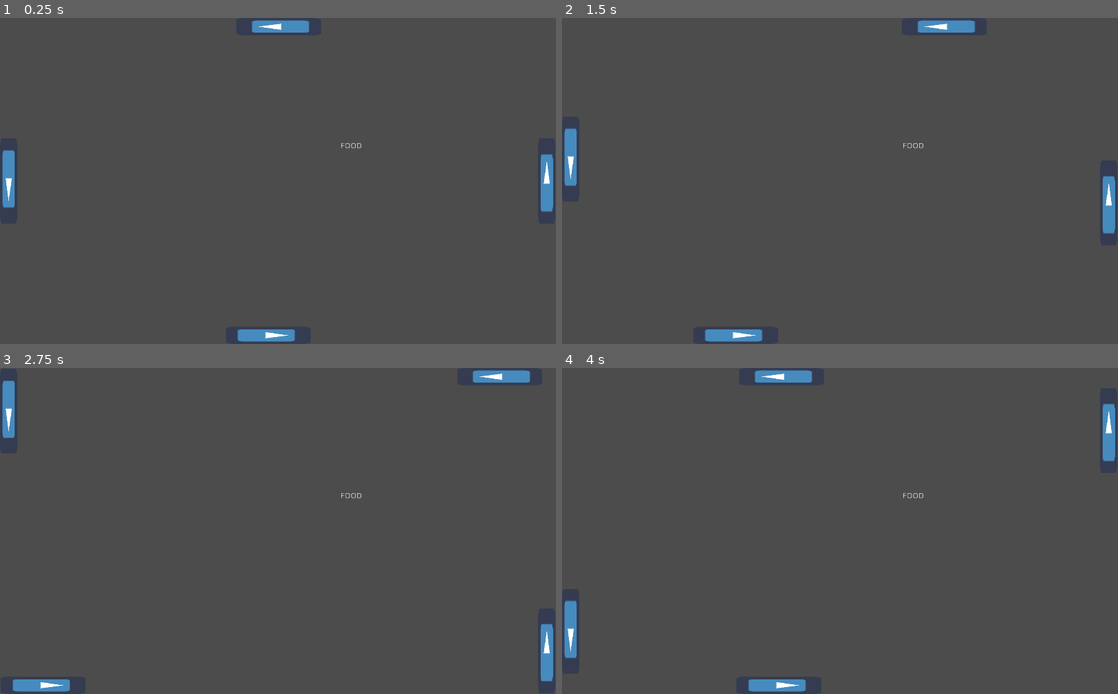
Above: before the commit, frames 1-4 (two rows, left to right).
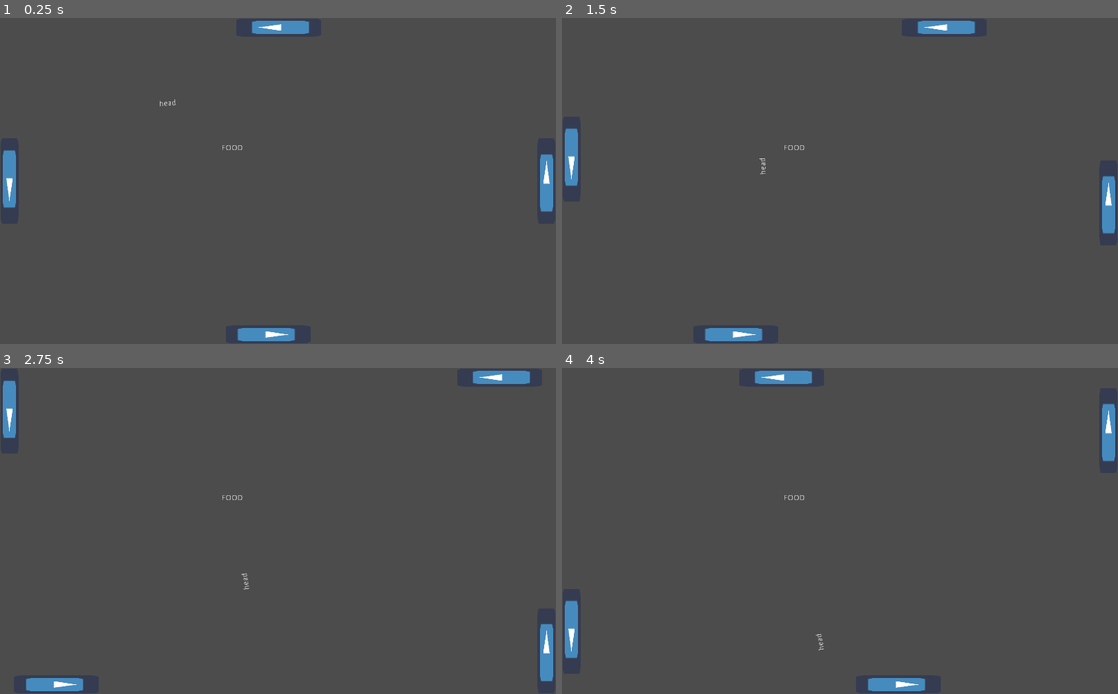
Above: after the commit, the same moments.

Repository: Dvdson/Nail-The-Game
Game: Godot game, scene res://Main/Level.tscn
Two runs of this game, one before a commit and one after it. Both use one fixed random seed, a clock stepped at 60 frames per second and the inputs below. The engine's default icon, where the game draws it, is replaced by a stand-in: a white triangle on a blue panel in a dark square.
Inputs:
- Up to frame 1 (0.25 s): no input
- Up to frame 2 (1.5 s): tap Enter at 0.5 s; hold D (button_right) 0.53-1.28 s; hold A (button_left) from 1.28 s (still down)
- Up to frame 3 (2.75 s): release A (button_left) at 2.03 s; hold D (button_right) from 2.03 s (still down)
- Up to frame 4 (4 s): tap Space at 3.5 s; release D (button_right) at 3.53 s; hold A (button_left) from 3.53 s (still down)

The runs differ from the first frame. In frame 1, 0.4% of the frame differs, in the area x 0-99%, y 0-100%; in frame 2, 0.4%; in frame 3, 0.6%; in frame 4, 1.1%.

Commit message:
contact head to platform

Diff:
--- a/Snakenoid/Main/Level.gd
+++ b/Snakenoid/Main/Level.gd
@@ -1,8 +1,12 @@
 extends Node2D
 onready var packedPlatform = preload("res://Objects/Platform.tscn")
+onready var packedBall = preload("res://Objects/Snake/Ball.tscn")
 
 func spawn_phantom_platform(transf):
 	var phantom = packedPlatform.instance()
 	phantom.set_type(1)
 	phantom.transform = transf
 	$PhantomPlatforms.add_child(phantom)
+
+func _on_Food_food_collected():
+	pass
--- a/Snakenoid/Main/Level.tscn
+++ b/Snakenoid/Main/Level.tscn
@@ -3,8 +3,8 @@
 [ext_resource path="res://Main/Level.gd" type="Script" id=1]
 [ext_resource path="res://Objects/MapEdge.tscn" type="PackedScene" id=2]
 [ext_resource path="res://Objects/Food.tscn" type="PackedScene" id=3]
-[ext_resource path="res://Objects/Snake/Ball.tscn" type="PackedScene" id=4]
-[ext_resource path="res://Objects/Platform.tscn" type="PackedScene" id=5]
+[ext_resource path="res://Objects/Platform.tscn" type="PackedScene" id=4]
+[ext_resource path="res://NewSnake/RigidSnake.tscn" type="PackedScene" id=5]
 
 [node name="Level" type="Node2D"]
 script = ExtResource( 1 )
@@ -30,30 +30,31 @@
 [node name="Food" parent="." instance=ExtResource( 3 )]
 position = Vector2( 426.321, 238.653 )
 
-[node name="Ball" parent="." instance=ExtResource( 4 )]
-position = Vector2( 379.13, 182.707 )
-
 [node name="Platforms" type="Node2D" parent="."]
 
-[node name="Platform" parent="Platforms" instance=ExtResource( 5 )]
+[node name="Platform" parent="Platforms" instance=ExtResource( 4 )]
 position = Vector2( 1042, 300 )
 scale = Vector2( 2, 3 )
 
-[node name="Platform2" parent="Platforms" instance=ExtResource( 5 )]
+[node name="Platform2" parent="Platforms" instance=ExtResource( 4 )]
 position = Vector2( 494, 619 )
 rotation = 1.5708
 scale = Vector2( 2, 3 )
 vel_module = 1200
 
-[node name="Platform3" parent="Platforms" instance=ExtResource( 5 )]
+[node name="Platform3" parent="Platforms" instance=ExtResource( 4 )]
 position = Vector2( -19, 300 )
 rotation = 3.14159
 scale = Vector2( 2, 3 )
 
-[node name="Platform4" parent="Platforms" instance=ExtResource( 5 )]
+[node name="Platform4" parent="Platforms" instance=ExtResource( 4 )]
 position = Vector2( 513, -19 )
 rotation = -1.5708
 scale = Vector2( 2, 3 )
 vel_module = 1200
 
 [node name="PhantomPlatforms" type="Node2D" parent="."]
+
+[node name="RigidSnake" parent="." instance=ExtResource( 5 )]
+position = Vector2( 309, 151 )
+[connection signal="food_collected" from="Food" to="." method="_on_Food_food_collected"]
--- /dev/null
+++ b/Snakenoid/NewSnake/HeadProgramm.gd
@@ -0,0 +1,5 @@
+extends RigidBody2D
+
+func _physics_process(delta):
+	for bodie in get_colliding_bodies():
+		print(bodie)
--- /dev/null
+++ b/Snakenoid/NewSnake/RigidSnake.tscn
@@ -0,0 +1,55 @@
+[gd_scene load_steps=3 format=2]
+
+[ext_resource path="res://NewSnake/SnakePart.tscn" type="PackedScene" id=1]
+[ext_resource path="res://NewSnake/HeadProgramm.gd" type="Script" id=2]
+
+[node name="RigidSnake" type="Node2D"]
+
+[node name="SnakePart" parent="." instance=ExtResource( 1 )]
+position = Vector2( 56.1297, 0 )
+
+[node name="PinJoint2D" type="PinJoint2D" parent="SnakePart"]
+position = Vector2( 27.8712, 0 )
+node_a = NodePath("..")
+node_b = NodePath("../../SnakePart2")
+
+[node name="SnakePart2" parent="." instance=ExtResource( 1 )]
+position = Vector2( 112.084, 0 )
+
+[node name="PinJoint2D" type="PinJoint2D" parent="SnakePart2"]
+position = Vector2( 27.8712, 0 )
+node_a = NodePath("..")
+node_b = NodePath("../../SnakePart3")
+
+[node name="SnakePart3" parent="." instance=ExtResource( 1 )]
+position = Vector2( 167.525, 0 )
+
+[node name="PinJoint2D" type="PinJoint2D" parent="SnakePart3"]
+position = Vector2( 27.7929, 0.568802 )
+node_a = NodePath("..")
+node_b = NodePath("../../SnakePart4")
+
+[node name="SnakePart4" parent="." instance=ExtResource( 1 )]
+position = Vector2( 222.792, -0.323532 )
+
+[node name="head" parent="." instance=ExtResource( 1 )]
+collision_layer = 1024
+collision_mask = 2
+gravity_scale = 2.0
+contacts_reported = 2
+contact_monitor = true
+script = ExtResource( 2 )
+
+[node name="Label" type="Label" parent="head"]
+margin_left = -16.4952
+margin_top = -4.5504
+margin_right = 23.5048
+margin_bottom = 26.4496
+text = "head
+"
+
+[node name="PinJoint2D" type="PinJoint2D" parent="head"]
+position = Vector2( 28.44, 0 )
+node_a = NodePath("..")
+node_b = NodePath("../../SnakePart")
+[connection signal="body_entered" from="head" to="head" method="_on_head_body_entered"]
--- /dev/null
+++ b/Snakenoid/NewSnake/SnakePart.tscn
@@ -0,0 +1,13 @@
+[gd_scene load_steps=2 format=2]
+
+[sub_resource type="CircleShape2D" id=1]
+radius = 27.8054
+
+[node name="SnakePart" type="RigidBody2D"]
+collision_layer = 0
+collision_mask = 0
+mass = 0.227551
+gravity_scale = 0.0
+
+[node name="CollisionShape2D" type="CollisionShape2D" parent="."]
+shape = SubResource( 1 )
--- /dev/null
+++ b/Snakenoid/NewSnake/test.tscn
@@ -0,0 +1,33 @@
+[gd_scene load_steps=3 format=2]
+
+[sub_resource type="RectangleShape2D" id=1]
+extents = Vector2( 37.2917, 3.39282 )
+
+[sub_resource type="RectangleShape2D" id=2]
+extents = Vector2( 114.752, 10 )
+
+[node name="Node2D" type="Node2D"]
+
+[node name="RigidBody2D" type="RigidBody2D" parent="."]
+position = Vector2( 59.5657, 32.1188 )
+
+[node name="CollisionShape2D" type="CollisionShape2D" parent="RigidBody2D"]
+shape = SubResource( 1 )
+
+[node name="RigidBody2D2" type="RigidBody2D" parent="."]
+position = Vector2( 118.525, 7.30364 )
+rotation = -0.785397
+
+[node name="CollisionShape2D" type="CollisionShape2D" parent="RigidBody2D2"]
+shape = SubResource( 1 )
+
+[node name="StaticBody2D" type="StaticBody2D" parent="."]
+position = Vector2( 114.338, 95.4704 )
+
+[node name="CollisionShape2D" type="CollisionShape2D" parent="StaticBody2D"]
+shape = SubResource( 2 )
+
+[node name="PinJoint2D" type="PinJoint2D" parent="."]
+position = Vector2( 95.0931, 30.943 )
+node_a = NodePath("../RigidBody2D")
+node_b = NodePath("../RigidBody2D2")
--- a/Snakenoid/Objects/Food.gd
+++ b/Snakenoid/Objects/Food.gd
@@ -1,7 +1,9 @@
 extends Area2D
+signal food_collected
 
 func _on_Food_body_entered(body):
 	if body.get_collision_layer() == 72:
+		emit_signal("food_collected")
 		_respawn()
 
 func _respawn():
--- a/Snakenoid/Objects/Food.tscn
+++ b/Snakenoid/Objects/Food.tscn
@@ -3,7 +3,7 @@
 [ext_resource path="res://Objects/Food.gd" type="Script" id=1]
 
 [sub_resource type="CircleShape2D" id=1]
-radius = 27.864
+radius = 25.0
 
 [node name="Food" type="Area2D"]
 collision_layer = 16
--- a/Snakenoid/Objects/Platform.tscn
+++ b/Snakenoid/Objects/Platform.tscn
@@ -4,21 +4,21 @@
 [ext_resource path="res://icon.png" type="Texture" id=2]
 
 [sub_resource type="RectangleShape2D" id=1]
-extents = Vector2( 8.08099, 26.5787 )
+extents = Vector2( 8.7273, 26.5787 )
 
 [node name="Platform" type="KinematicBody2D"]
 collision_layer = 2
 collision_mask = 4
 script = ExtResource( 1 )
 
-[node name="icon" type="Sprite" parent="."]
-position = Vector2( -17.5383, 0 )
-scale = Vector2( 0.251189, 0.8132 )
-texture = ExtResource( 2 )
-
 [node name="CollisionShape2D" type="CollisionShape2D" parent="."]
 position = Vector2( -17.7273, 0 )
 shape = SubResource( 1 )
 
+[node name="icon" type="Sprite" parent="."]
+position = Vector2( -17.7372, 0 )
+scale = Vector2( 0.263619, 0.8132 )
+texture = ExtResource( 2 )
+
 [node name="Position2D" type="Position2D" parent="."]
 position = Vector2( -3.11227, 0 )
--- a/Snakenoid/Objects/Snake/Ball.gd
+++ b/Snakenoid/Objects/Snake/Ball.gd
@@ -29,6 +29,7 @@
 	var collision = move_and_collide(direction.normalized()*vel_module*delta)
 	if collision != null:
 		var col_layer = collision.collider.get_collision_layer()
+		print(col_layer)
 		match col_layer:
 			2:#platform
 				#redirecting ball
@@ -40,13 +41,12 @@
 				#spawn phantom
 				_spawn_phantom(collision.collider.get_transform())
 			32:#phantom
-				pass
+				if type == TYPE_ASS:
+					#destroy phantom
+					collision.collider.queue_free()
 			4:#edge
 				#death
 				_death()
-				pass
-			16:#food
-				_grow_snake()
 				pass
 
 func _spawn_phantom(transf):
@@ -55,8 +55,6 @@
 
 func _death():
 	emit_signal("dead")
+	queue_free()
 	#animation and feedback
 	print("dead")
-
-func _grow_snake():
-	pass
--- a/Snakenoid/Objects/Snake/Ball.tscn
+++ b/Snakenoid/Objects/Snake/Ball.tscn
@@ -1,9 +1,10 @@
-[gd_scene load_steps=3 format=2]
+[gd_scene load_steps=4 format=2]
 
 [ext_resource path="res://Objects/Snake/Ball.gd" type="Script" id=1]
+[ext_resource path="res://NewSnake/SnakePart.tscn" type="PackedScene" id=2]
 
 [sub_resource type="CircleShape2D" id=1]
-radius = 18.9777
+radius = 25.0
 
 [node name="Ball" type="KinematicBody2D"]
 collision_layer = 72
@@ -12,3 +13,35 @@
 
 [node name="CollisionShape2D" type="CollisionShape2D" parent="."]
 shape = SubResource( 1 )
+
+[node name="Node2D" parent="." instance=ExtResource( 2 )]
+position = Vector2( 52.9763, -0.717529 )
+
+[node name="PinJoint2D" type="PinJoint2D" parent="Node2D"]
+position = Vector2( 26.4256, -0.789001 )
+node_a = NodePath("..")
+node_b = NodePath("../../Node2D2")
+
+[node name="Node2D2" parent="." instance=ExtResource( 2 )]
+position = Vector2( 107.75, -3.22625 )
+
+[node name="PinJoint2D" type="PinJoint2D" parent="Node2D2"]
+position = Vector2( 27.7709, 3.7934 )
+node_a = NodePath("..")
+node_b = NodePath("../../Node2D3")
+
+[node name="Node2D3" parent="." instance=ExtResource( 2 )]
+position = Vector2( 164.196, -1.97189 )
+
+[node name="PinJoint2D" type="PinJoint2D" parent="Node2D3"]
+position = Vector2( 27.9261, 0.836243 )
+node_a = NodePath("..")
+node_b = NodePath("../../Node2D4")
+
+[node name="Node2D4" parent="." instance=ExtResource( 2 )]
+position = Vector2( 219.806, -2.80813 )
+
+[node name="PinJoint2D" type="PinJoint2D" parent="."]
+position = Vector2( 25.0937, 0 )
+node_a = NodePath("..")
+node_b = NodePath("../Node2D")
